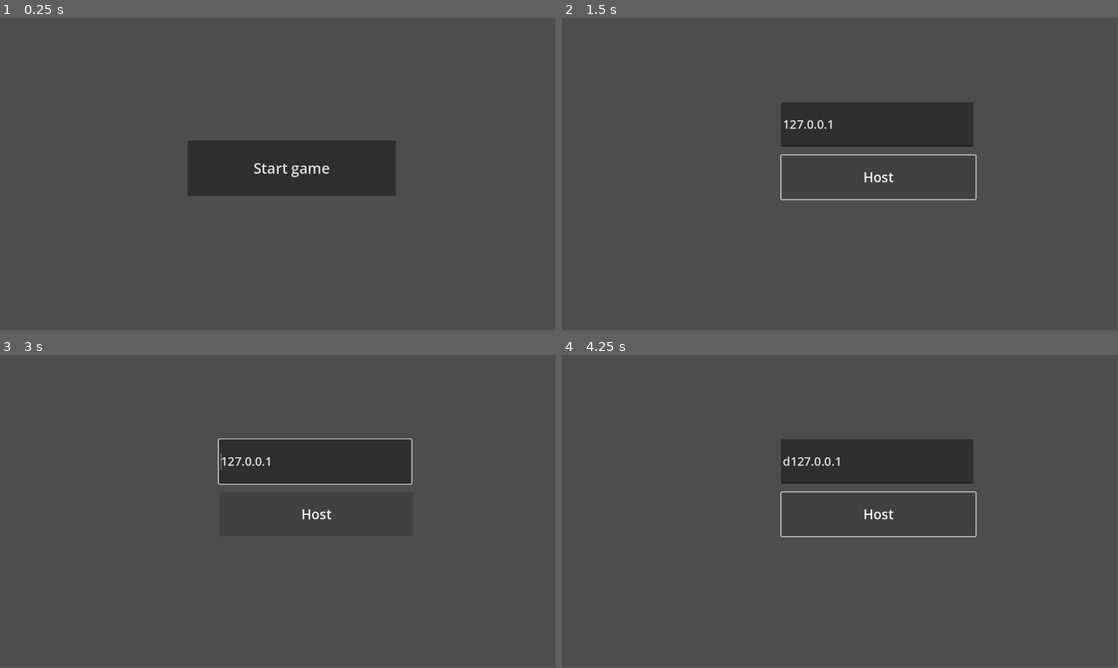
Above: before the commit, frames 1-4 (two rows, left to right).
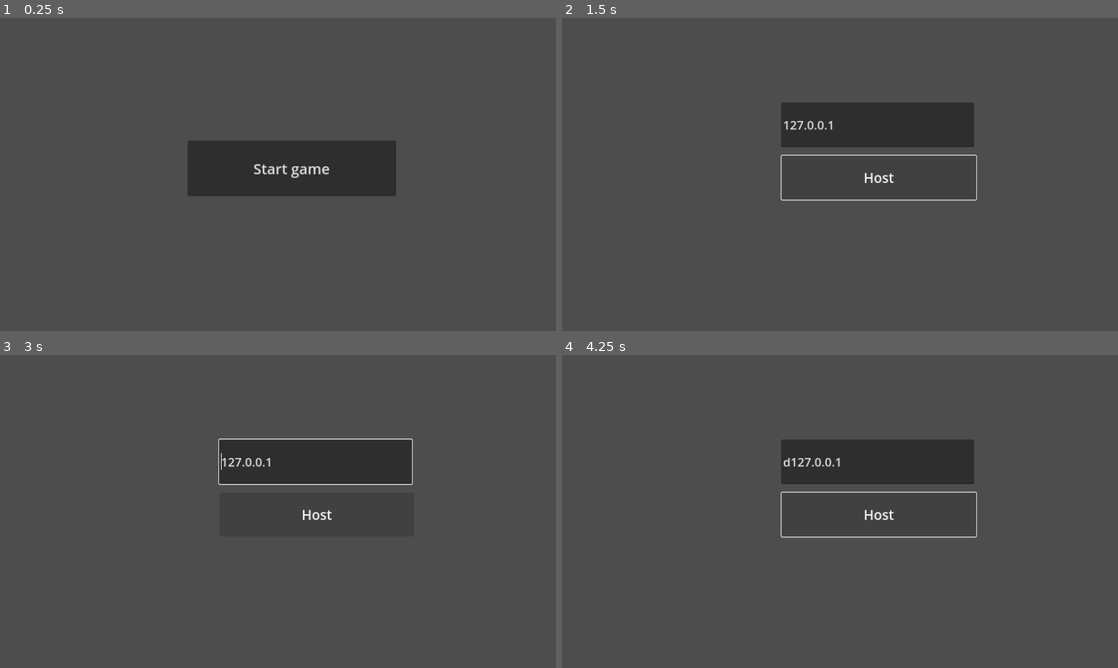
Above: after the commit, the same moments.

Repository: Deans-Paranoia/Deans-Paranoia
Game: Godot game, scene res://ui/start_menu.tscn
Two runs of this game, one before a commit and one after it. Both use one fixed random seed, a clock stepped at 60 frames per second and the inputs below. The engine's default icon, where the game draws it, is replaced by a stand-in: a white triangle on a blue panel in a dark square.
Inputs:
- Up to frame 1 (0.25 s): no input
- Up to frame 2 (1.5 s): click "Start game" at 0.5 s; click "Host" at 1.25 s
- Up to frame 3 (3 s): hold D (right) 2.03-2.78 s; hold E (interaction) 2.03-2.78 s; hold S (down) from 2.78 s (still down); tap Tab (open_tablet) at 2.85 s
- Up to frame 4 (4.25 s): tap Enter at 3.5 s; release S (down) at 3.53 s; hold D (right) from 3.53 s (still down); hold Tab (open_tablet) from 3.53 s (still down)
In our replay, the window is 799x449 before the commit and 800x450 after it. These sizes can differ from the game's own. Grey fills any space a smaller window leaves; there, only what the larger window draws over its background counts as a difference.

The runs differ from the first frame. In frame 1, 0.2% of the frame differs, in the area x 45-60%, y 46-52%; in frame 2, 0.6%; in frame 3, 0.5%; in frame 4, 0.6%, in the area x 39-75%, y 32-59%.

Commit message:
adding randomizing timers for npcs

Diff:
--- a/characters/npcMovementInput.gd
+++ b/characters/npcMovementInput.gd
@@ -2,40 +2,39 @@
 
 signal rotate(direction: String)
 
-var speed = 200
+var speed = 400
 @onready var destination = Vector2()
 @onready var point_A: Vector2
 @onready var point_B: Vector2
 var move_direction = Vector2(1, 0)
 var can_move: bool
 var walking_task = false
-var rng = RandomNumberGenerator.new();
+@onready var rng = RandomNumberGenerator.new()
 func _on_task_script_npc_walking_task():
-	var time = rng.randi_range(0,10)/10
-	wait(time)
+	var time = rng.randf_range(0.0,2.5)
+	await get_tree().create_timer(time).timeout
 	walking_task = true
-
+	can_move = true
 func _ready():
 	point_A = position
-	point_B = point_A + Vector2(0, 550)
+	point_B = point_A + Vector2(0, 600)
 	destination = point_B
 
 func _process(delta):
 	if walking_task:
 		if position != destination and can_move:
 			position = position.move_toward(destination, delta * speed)
-		else:
+		elif can_move:
 			can_move = false
-			var time = rng.randi_range(0,10)/10
-			wait(time)
+			wait()
 			if destination == point_A:
 				destination = point_B
 			else:
 				destination = point_A
 
-func wait(time):
-
-	await get_tree().create_timer(1.7+time).timeout
+func wait():
+	var time = rng.randf_range(0.0,2.0)
+	await get_tree().create_timer(1.5+time).timeout
 	can_move = true
 	if destination == point_A:
 		rotate.emit("up")
--- a/characters/npcTextureChange.gd
+++ b/characters/npcTextureChange.gd
@@ -9,6 +9,8 @@
 var basicSprite = preload("res://assets/student_new.png")
 
 func on_task_script_npc_sprite_task(task_type):
+	var time = float(randi_range(0,40))/10
+	await get_tree().create_timer(time).timeout
 	match task_type:
 		"takingNotes":
 			taking_notes_loop()
@@ -19,7 +21,8 @@
 
 func taking_notes_loop():
 	while true:
-		await get_tree().create_timer(5.0).timeout
+		var time = float(randi_range(0,20))/10
+		await get_tree().create_timer(4.0 + time).timeout
 		texture = notesSprite
 		scale = Vector2(1,1)
 		await get_tree().create_timer(0.5).timeout
@@ -27,7 +30,8 @@
 		scale = Vector2(0.07,0.07)
 func computer_loop():
 	while true:
-		await get_tree().create_timer(4.0).timeout
+		var time = float(randi_range(0,20))/10
+		await get_tree().create_timer(3.0+time).timeout
 		texture = computerSprite
 		scale = Vector2(1,1)
 		await get_tree().create_timer(0.4).timeout
@@ -35,7 +39,8 @@
 		scale = Vector2(0.07,0.07)
 func vending_machine_loop():
 	while true:
-		await get_tree().create_timer(3.0).timeout
+		var time = float(randi_range(0,20))/10
+		await get_tree().create_timer(2.0+time).timeout
 		texture = vendingSprite
 		scale = Vector2(1,1)
 		await get_tree().create_timer(0.3).timeout
--- a/project.godot
+++ b/project.godot
@@ -18,6 +18,10 @@
 [autoload]
 
 globalScript="*res://global.gd"
+
+[display]
+
+window/stretch/mode="canvas_items"
 
 [dotnet]
 
